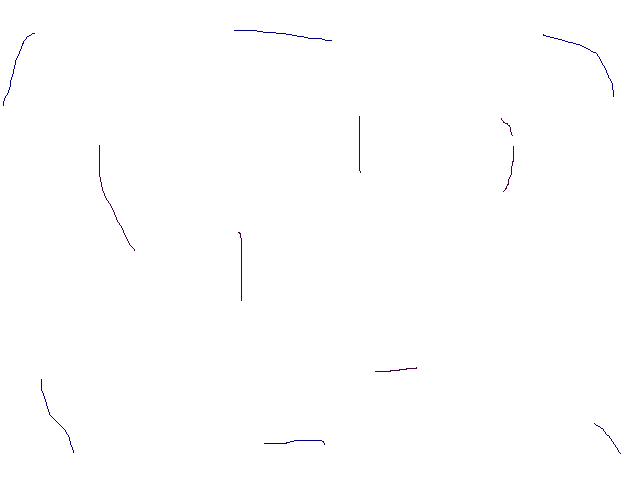
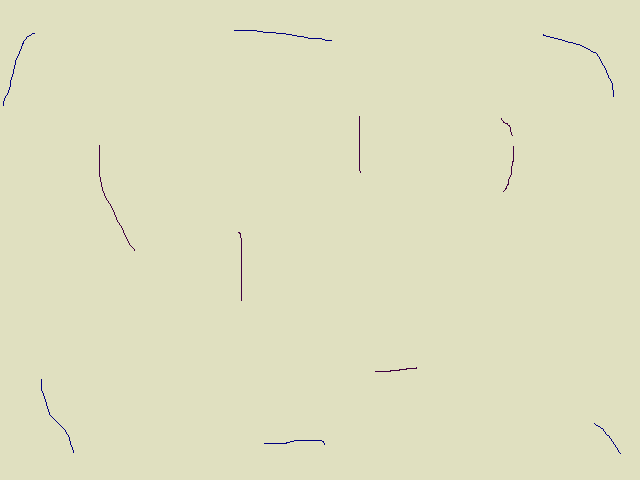
Comparing the layer stacks of the two 640 x 480 images. Changes:
painted on "Background" over [0, 0, 640, 480]
painted on "36_KitchenLow.png" over [0, 0, 640, 480]
